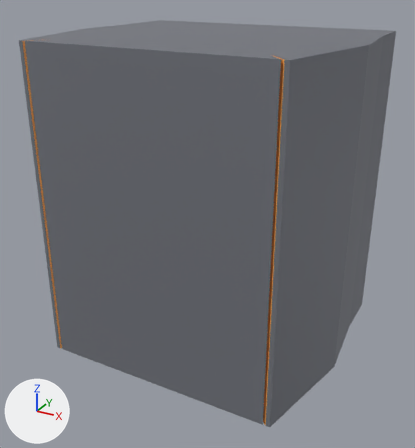
The glTF model assets/models/cockpit_blockouts/cab.glb, before and after one commit.
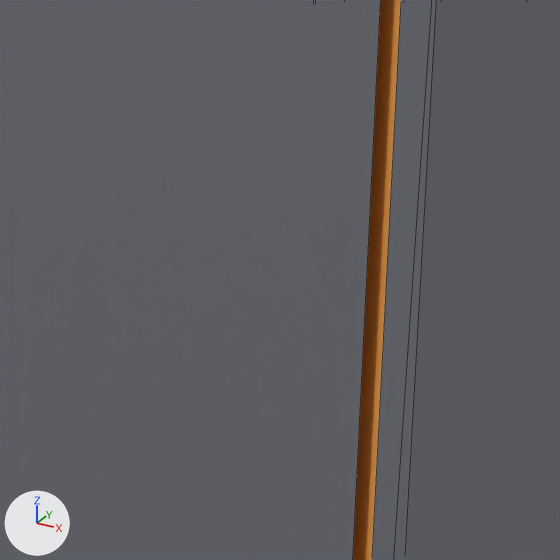
The first picture shows the older version from a camera (50 mm lens) standing at (1.86, -3.49, 2.51) and looking at (0.01, -0.14, 0.83). The close-ups show the older and then the newer version on the part from 52% to 74% of the width and 28% to 48% of the height of that picture. Only the edits that show in the close-ups are written down. The axes (+X, +Y, +Z) are drawn at lower left. The lights are the same throughout. The close-ups show mesh edges as thin lines. Where no turn or scale is listed for an object, it has been applied to the vertices.

The first close-up shows 'hatch', 'shell'.
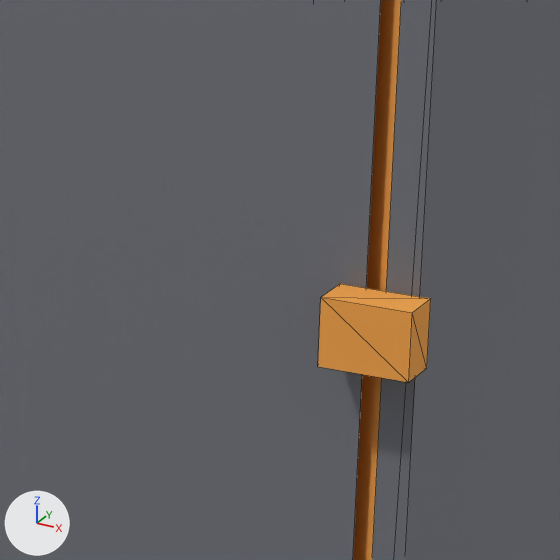
Location of each change, [x1, y1, x2, y2] in pixels of the close-ups (560 x 560 px):
```json
{"object": "clamp_ramp_1", "change": "added", "after": [318, 284, 431, 383], "on screen": "orange"}
```

Scene script edits in JSON lines:
```json
{"op": "add", "block": "me_clamp_ramp_1", "code": ["me_clamp_ramp_1 = bpy.data.meshes.new('clamp_ramp_1')", "me_clamp_ramp_1.from_pydata(...)  # a box spanning x 0.7951..0.8751, y -0.922..-0.882, z 1.52..1.58", "me_clamp_ramp_1.materials.append(mat_gasket)  # orange #f9ad50"]}
{"op": "add", "block": "ob_clamp_ramp_1_1", "code": ["ob_clamp_ramp_1_1 = bpy.data.objects.new('clamp_ramp_1', me_clamp_ramp_1)", "ob_clamp_ramp_1_1.location = (0.0, 0.0, 0.0)"]}
```
